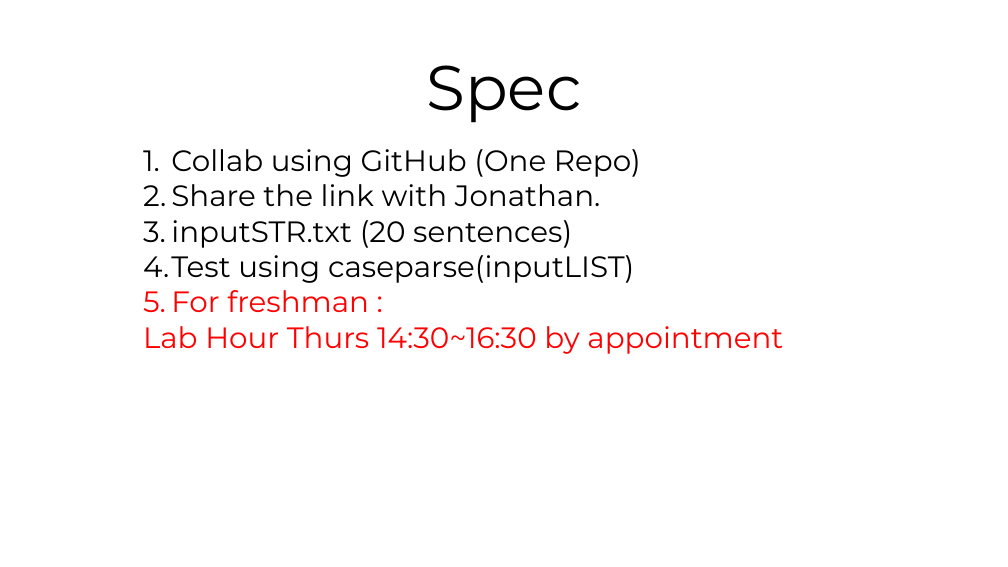
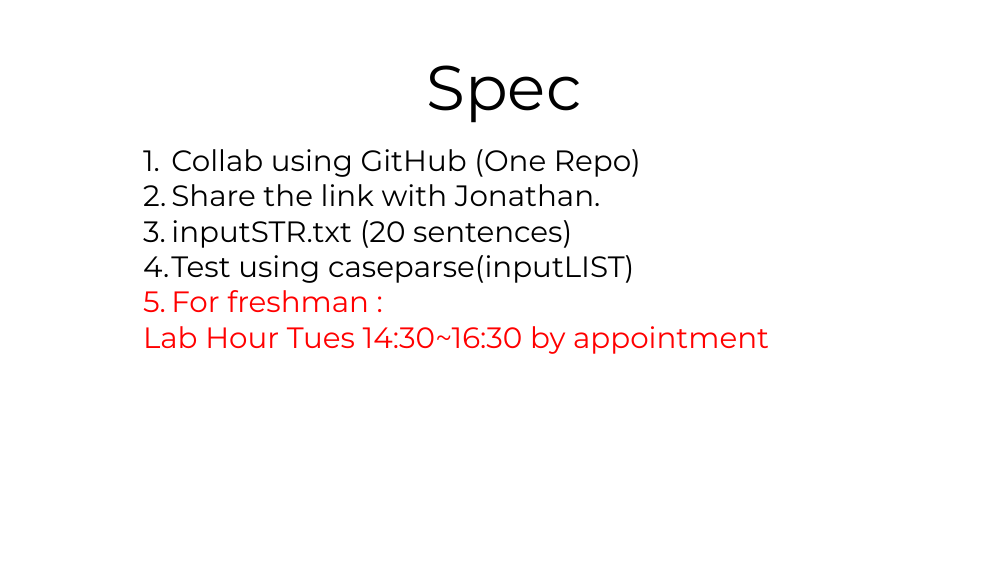
Before and after one commit to MENGHSUANCHUNG/24SS_NLP_workshop, a slide deck: slide 16 of Week03_Case_Extraction/Week 03.pptx. Drawn at 1008x567 pixels with LibreOffice and Linux fonts; fonts in the diff are those of the drawing. Boxes give left, top, right and bottom in pixels: in the first picture for what was removed or moved away, otherwise in the second. Text is boxed around its words. In the diff, an @@ line names an element or a change of style, - is before the commit and + after.

Commit message:
update meeting slides

```diff
--- a/Week03_Case_Extraction/Week 03.pptx
+++ b/Week03_Case_Extraction/Week 03.pptx
@@ text at [143,326,769,354]: text changed @@
-Lab Hour Thurs 14:30~16:30 by appointment
+Lab Hour Tues 14:30~16:30 by appointment
```
Also in this commit, not shown: 3 other files.
